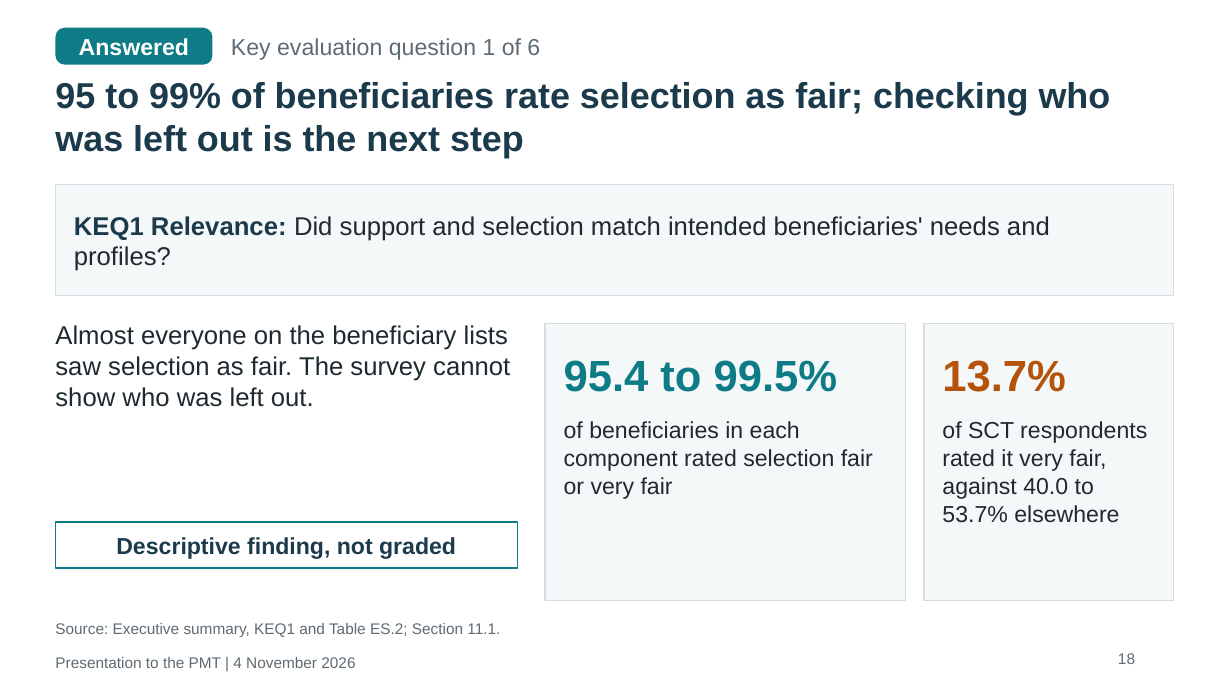
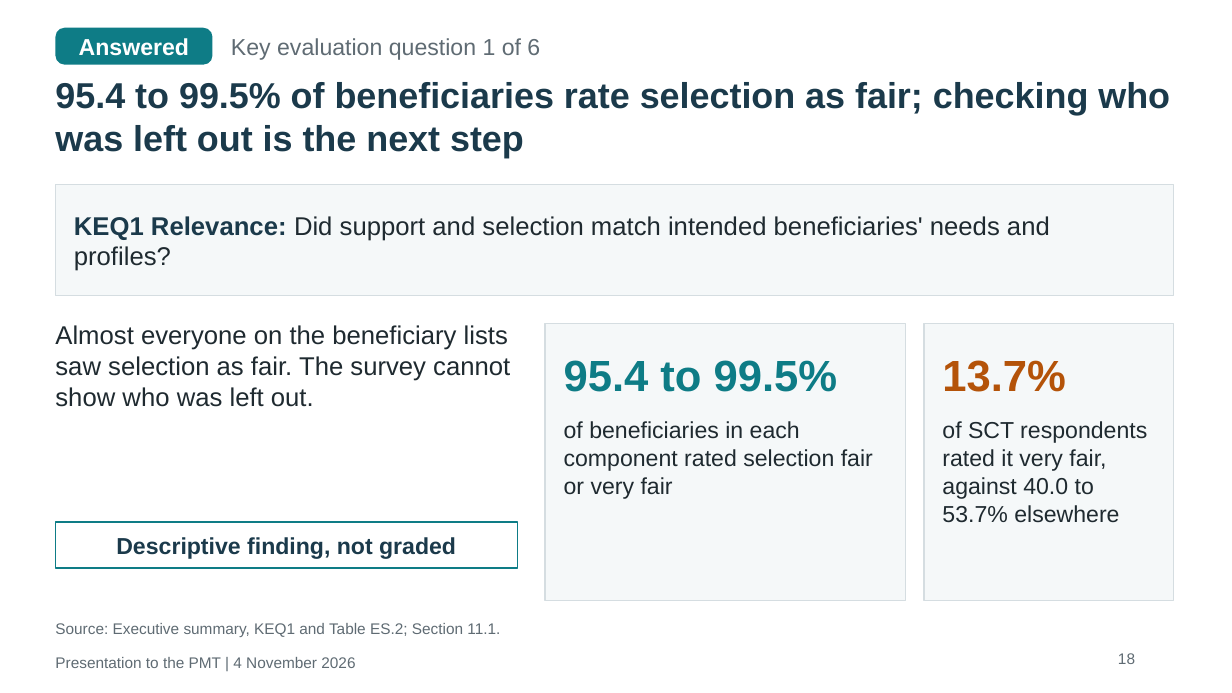
Before and after one commit to kokouekpinda/kokouekpinda, a slide deck: slide 25 of deliverables/REALISE_PMT_Presentation_v5.pptx. Drawn at 1232x693 pixels with LibreOffice and Linux fonts; fonts in the diff are those of the drawing. Boxes give left, top, right and bottom in pixels: in the first picture for what was removed or moved away, otherwise in the second. Text is boxed around its words. In the diff, an @@ line names an element or a change of style, - is before the commit and + after.

```diff
--- a/deliverables/REALISE_PMT_Presentation_v5.pptx
+++ b/deliverables/REALISE_PMT_Presentation_v5.pptx
@@ title at [55, 82, 1170, 158]: text changed @@
-95 to 99% of beneficiaries rate selection as fair; checking who was left out is the next step
+95.4 to 99.5% of beneficiaries rate selection as fair; checking who was left out is the next step
```
Also in this commit, not shown: 11 other slides changed, 9 other files.
